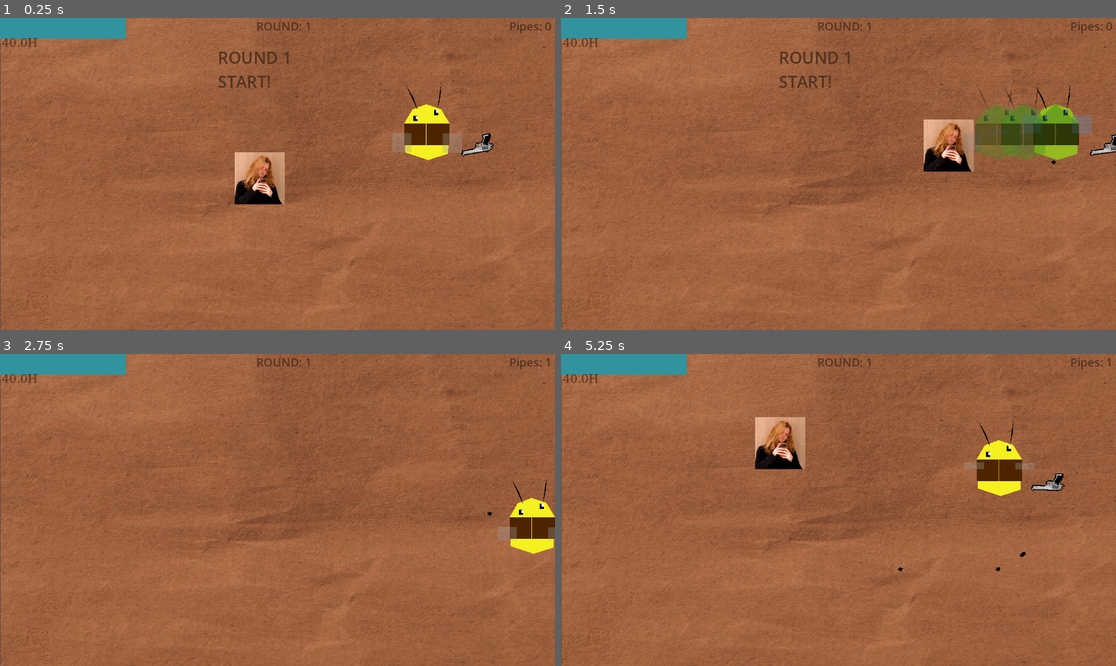
Above: before the commit, frames 1-4 (two rows, left to right).
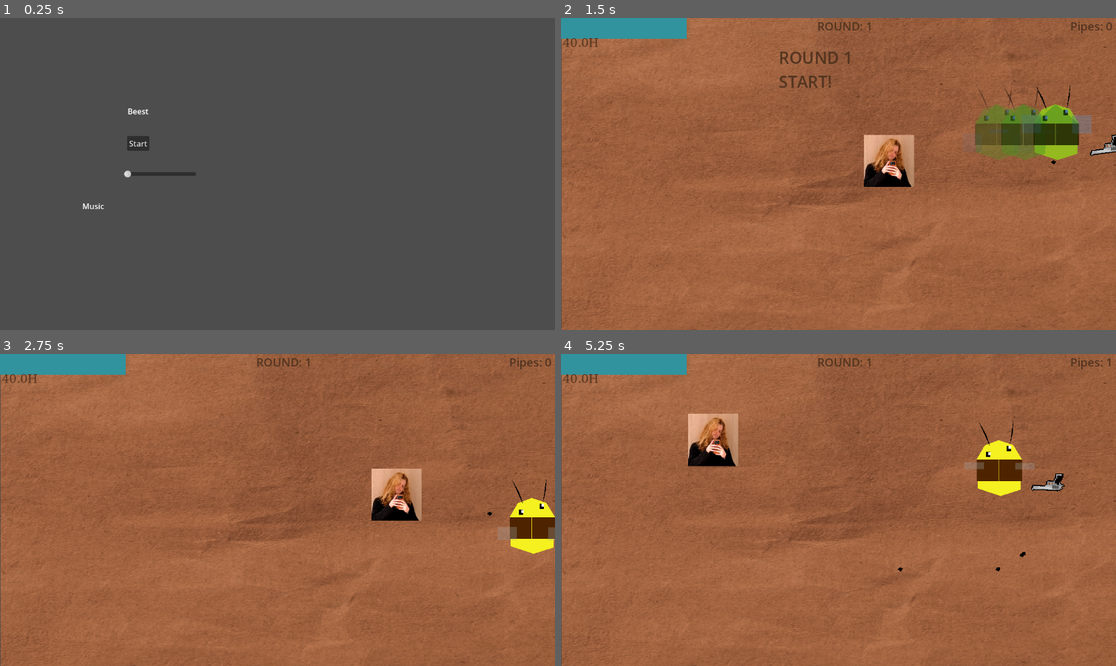
Above: after the commit, the same moments.

Repository: omarwaelppmm-a11y/real-dot
Game: Godot game, scene res://main_menu.tscn
Same seed, same stepped clock (60 frames per second), same inputs: the game is played once before the commit and once after it. Before the commit the project starts from res://main.tscn.
Inputs (mouse positions are in pixels of both pictures, inside the frame that each line leads up to):
- Up to frame 1 (0.25 s): no input
- Up to frame 2 (1.5 s): click (699, 142) at 0.5 s, where only the run after the commit has a clickable "Start"; tap Enter at 1.25 s; move the mouse to (960, 158) at 1.27 s; hold Right (ui_right) from 1.28 s (still down); tap Shift (dash) at 1.35 s; click (960, 158) at 1.42 s
- Up to frame 3 (2.75 s): tap Tab (toggle_shop) at 1.52, 1.82, 2.27, 2.57 s; move the mouse to (166, 525) at 2.02 s; release Right (ui_right) at 2.03 s; hold Down (ui_down) from 2.03 s (still down); click (166, 525) at 2.1 s
- Up to frame 4 (5.25 s): move the mouse to (894, 441) at 2.77 s; release Down (ui_down) at 2.78 s; hold Right (ui_right) 2.78-3.53 s; tap Alt at 2.85, 5.1 s; tap Space at 3.5 s; move the mouse to (810, 572) at 3.52 s; hold Up (ui_up) 3.53-4.28 s; tap Shift (dash) at 3.6 s; click (810, 572) at 3.67 s; tap Tab (toggle_shop) at 3.77, 4.07, 4.52, 4.82 s; move the mouse to (1005, 556) at 4.27 s; press the mouse at (1005, 556) at 4.28 s; hold Left (ui_left) from 4.28 s (still down); move the mouse to (672, 463) at 5.02 s; release the mouse at (672, 463) at 5.03 s

The runs differ from the first frame. In frame 1, 100% of the frame differs, in the area x 0-100%, y 0-100%; in frame 2, 2.8%; in frame 3, 1.4%; in frame 4, 2.9%.

Commit message:
Main menu
made a main menu tto start the game and also to changee the volume of the music in thee future because i am going to add music righttt nowwwww after that feature.

Diff:
--- /dev/null
+++ b/main_menu.gd
@@ -0,0 +1,36 @@
+extends Control
+
+@onready var master_bus_index = AudioServer.get_bus_index("Master")
+
+# 1. Export variables for the scene path and the UI nodes
+@export_file("*.tscn") var gameplay_scene_path: String = ""
+@export var start_button: Button
+@export var volume_slider: HSlider
+
+func _ready() -> void:
+	get_tree().paused = false
+
+	# 2. Safety check: ensure you assigned the nodes in the Inspector
+	if is_instance_valid(start_button):
+		start_button.pressed.connect(_on_start_pressed)
+	else:
+		push_error("MainMenu Error: Start Button is not assigned in the Inspector!")
+
+	if is_instance_valid(volume_slider):
+		volume_slider.value_changed.connect(_on_volume_changed)
+	else:
+		push_error("MainMenu Error: Volume Slider is not assigned in the Inspector!")
+
+func _on_start_pressed() -> void:
+	if gameplay_scene_path != "" and ResourceLoader.exists(gameplay_scene_path):
+		get_tree().paused = false
+		get_tree().change_scene_to_file(gameplay_scene_path)
+	else:
+		push_error("MainMenu Error: Gameplay scene path is empty or invalid!")
+
+func _on_volume_changed(value: float) -> void:
+	if value <= -39:
+		AudioServer.set_bus_mute(master_bus_index, true)
+	else:
+		AudioServer.set_bus_mute(master_bus_index, false)
+		AudioServer.set_bus_volume_db(master_bus_index, value)
--- /dev/null
+++ b/main_menu.tscn
@@ -0,0 +1,64 @@
+[gd_scene format=3 uid="uid://4qk4a2akc560"]
+
+[ext_resource type="Script" uid="uid://byno40assevvg" path="res://main_menu.gd" id="1_06t4h"]
+
+[node name="MainMenu" type="Control" unique_id=1333538615 node_paths=PackedStringArray("start_button", "volume_slider")]
+layout_mode = 3
+anchors_preset = 15
+anchor_right = 1.0
+anchor_bottom = 1.0
+grow_horizontal = 2
+grow_vertical = 2
+script = ExtResource("1_06t4h")
+gameplay_scene_path = "uid://br18uvvn0c7h0"
+start_button = NodePath("HBoxContainer/LeftMenuArea/StartButton")
+volume_slider = NodePath("HBoxContainer/LeftMenuArea/AudioContainer/VolumeSlider")
+
+[node name="HBoxContainer" type="HBoxContainer" parent="." unique_id=1042394516]
+layout_mode = 1
+anchors_preset = 15
+anchor_right = 1.0
+anchor_bottom = 1.0
+grow_horizontal = 2
+grow_vertical = 2
+
+[node name="LeftMenuArea" type="VBoxContainer" parent="HBoxContainer" unique_id=1179903472]
+layout_mode = 2
+size_flags_horizontal = 3
+theme_override_constants/separation = 40
+alignment = 1
+
+[node name="Title" type="Label" parent="HBoxContainer/LeftMenuArea" unique_id=1610874345]
+layout_mode = 2
+size_flags_horizontal = 4
+text = "Beest"
+
+[node name="StartButton" type="Button" parent="HBoxContainer/LeftMenuArea" unique_id=2029560906]
+layout_mode = 2
+size_flags_horizontal = 4
+text = "Start"
+
+[node name="AudioContainer" type="HBoxContainer" parent="HBoxContainer/LeftMenuArea" unique_id=665672483]
+custom_minimum_size = Vector2(0, 150)
+layout_mode = 2
+size_flags_horizontal = 4
+theme_override_constants/separation = 40
+
+[node name="AudioLabel" type="Label" parent="HBoxContainer/LeftMenuArea/AudioContainer" unique_id=189921234]
+custom_minimum_size = Vector2(50, 0)
+layout_direction = 3
+layout_mode = 2
+size_flags_horizontal = 10
+size_flags_stretch_ratio = 0.0
+text = "Music"
+
+[node name="VolumeSlider" type="HSlider" parent="HBoxContainer/LeftMenuArea/AudioContainer" unique_id=821636203]
+custom_minimum_size = Vector2(150, 0)
+layout_mode = 2
+
+[node name="RightAvatarArea" type="CenterContainer" parent="HBoxContainer" unique_id=790777890]
+layout_mode = 2
+size_flags_horizontal = 3
+
+[node name="AvatarTexture" type="TextureRect" parent="HBoxContainer/RightAvatarArea" unique_id=710958074]
+layout_mode = 2
--- a/project.godot
+++ b/project.godot
@@ -11,7 +11,7 @@
 [application]
 
 config/name="Real Dot"
-run/main_scene="uid://br18uvvn0c7h0"
+run/main_scene="uid://4qk4a2akc560"
 config/features=PackedStringArray("4.6", "Forward Plus")
 config/icon="res://icon.svg"
 
Not shown, added: main_menu.gd.uid
